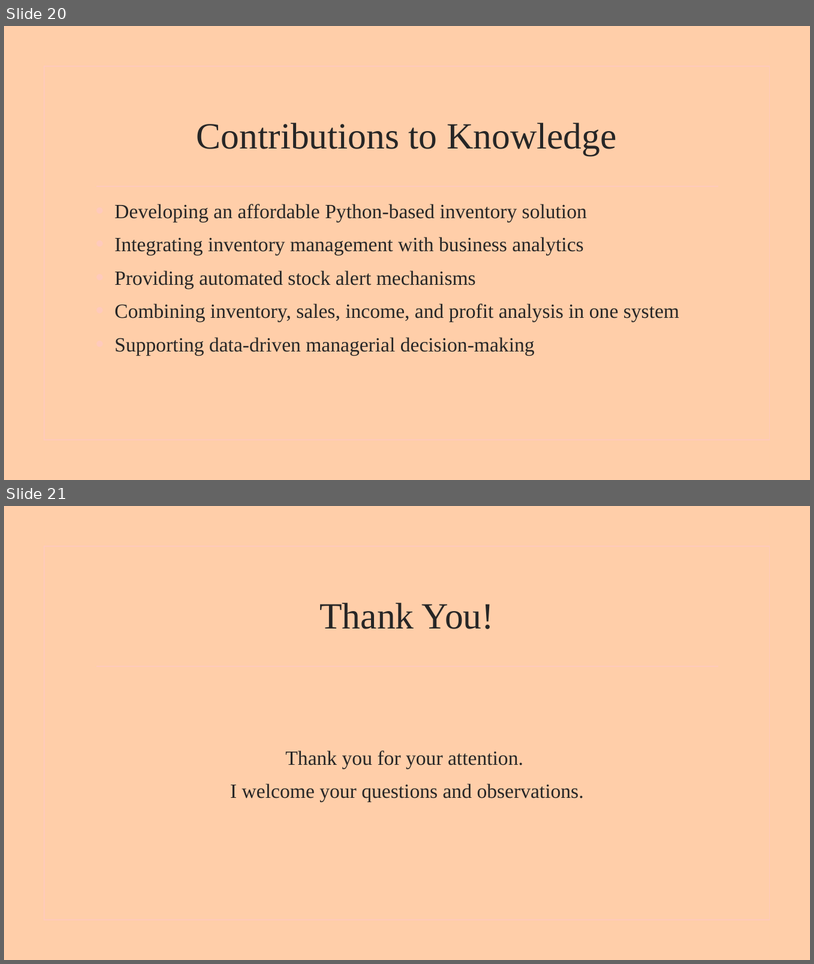
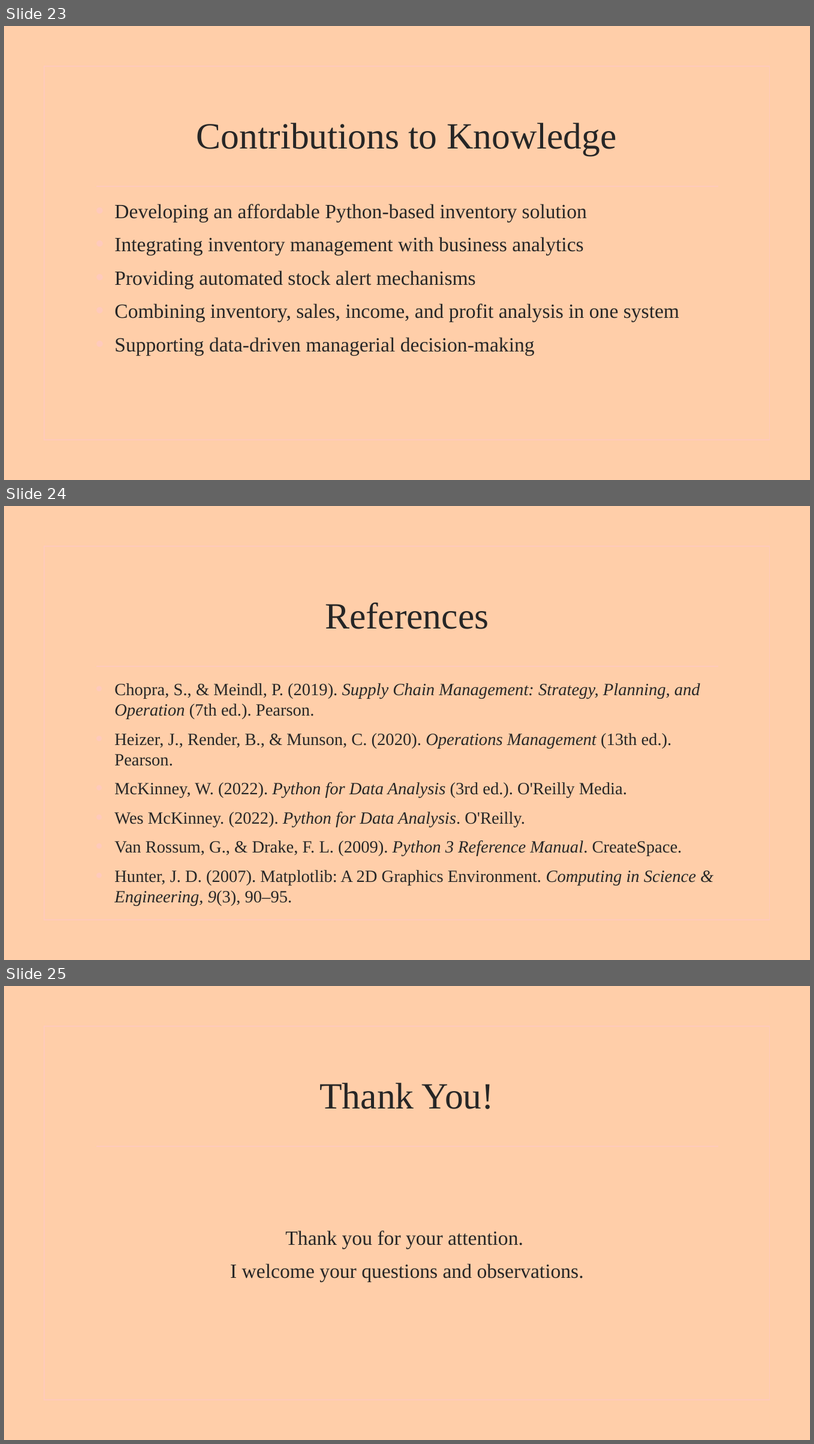
Before and after one commit to Ayomikun721/PYTHON-SYNTHAX, a slide deck: AYOMIKUN PYTHON SYNTHAX.pptx. Shown one above the other, each under a label of ours: slides 20 and 21 before the commit, slides 23, 24 and 25 after it. The pictures are 814x964 and 814x1444 pixels, drawn with LibreOffice and Linux fonts; fonts in the diff are those of the drawing; background and template pictures are left out. Boxes give left, top, right and bottom in pixels: in the first picture for what was removed or moved away, otherwise in the second. Text is boxed around its words. In the diff, an @@ line names an element or a change of style, - is before the commit and + after.

```diff
--- a/AYOMIKUN PYTHON SYNTHAX.pptx
+++ b/AYOMIKUN PYTHON SYNTHAX.pptx
@@ slide 24 added at (x1=4, y1=506, x2=810, y2=960), background picture (left out); not listed: 2 template elements that a slide beside it also shows @@
@@ title added at (x1=325, y1=602, x2=489, y2=629), 44 pt, text #262626 @@
+References
@@ text added at (x1=114, y1=683, x2=701, y2=906), 20.4 pt, text #262626 @@
+• Chopra, S., & Meindl, P. (2019). Supply Chain Management: Strategy, Planning, and Operation (7th ed.). Pearson.
+• Heizer, J., Render, B., & Munson, C. (2020). Operations Management (13th ed.). Pearson.
+• McKinney, W. (2022). Python for Data Analysis (3rd ed.). O'Reilly Media.
+• Wes McKinney. (2022). Python for Data Analysis. O'Reilly.
+• Van Rossum, G., & Drake, F. L. (2009). Python 3 Reference Manual. CreateSpace.
+• Hunter, J. D. (2007). Matplotlib: A 2D Graphics Environment. Computing in Science & Engineering, 9(3), 90–95.
@@ what was slide 20 is now slide 23 @@
@@ what was slide 21 is now slide 25 @@
```
Also in this commit, not shown: 3 other slides added, 1 other file.
